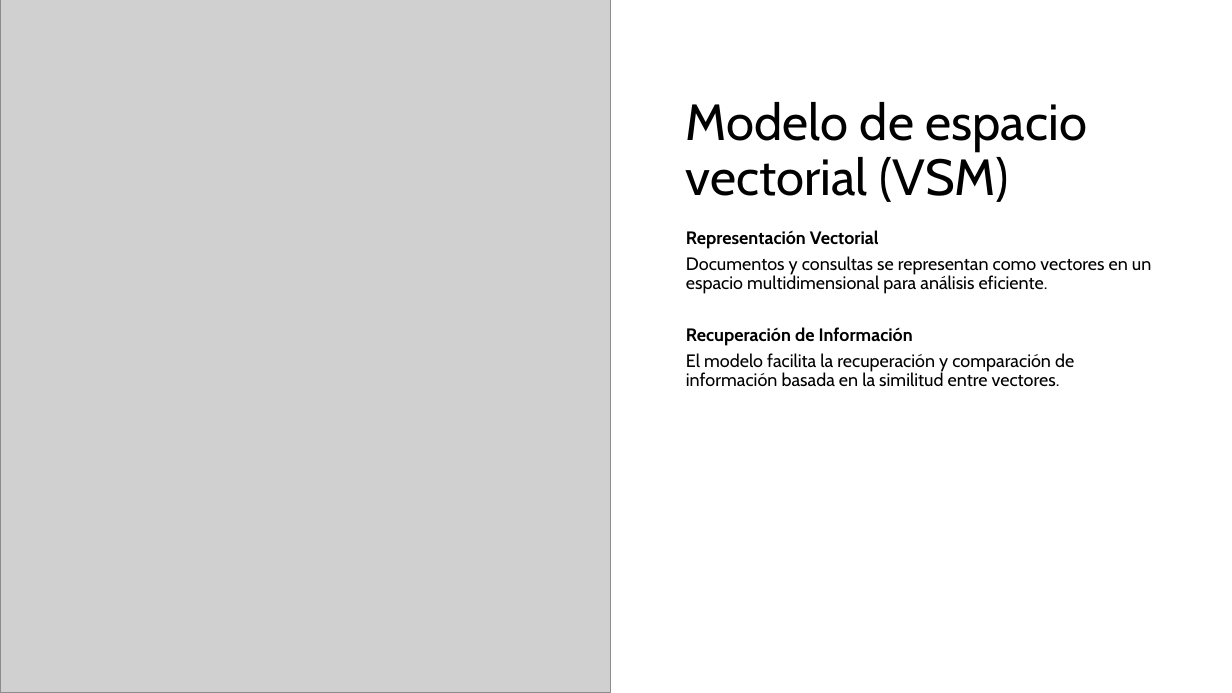
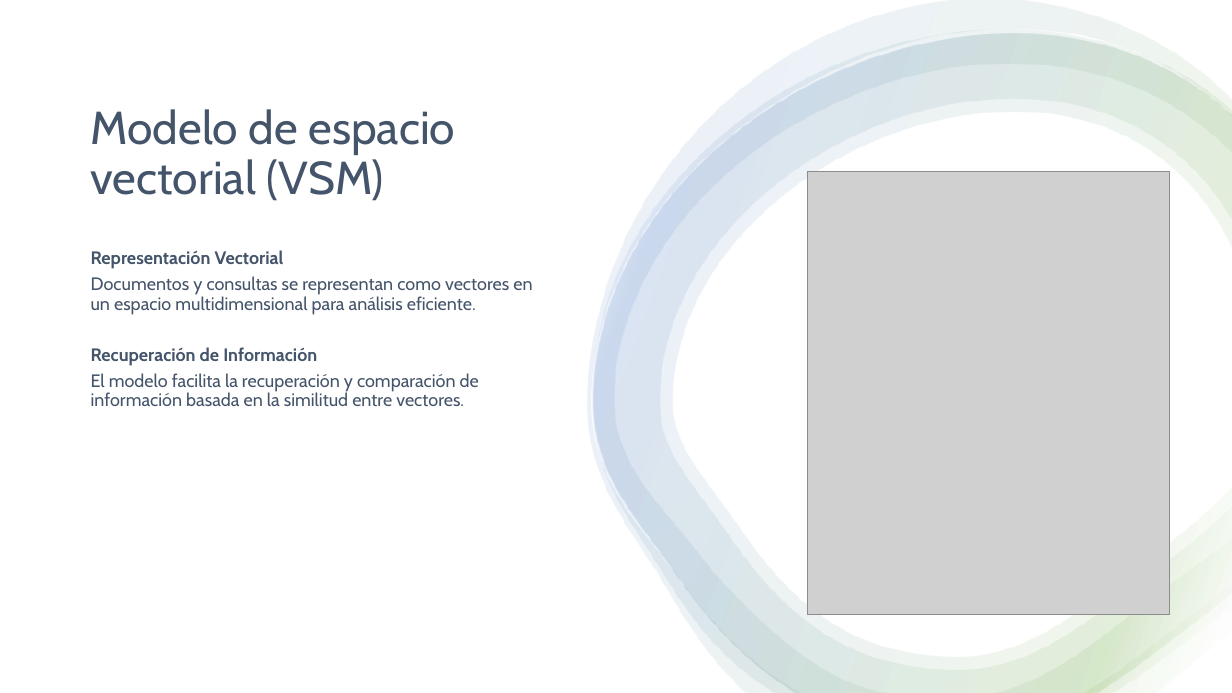
Before and after one commit to luisgg121/ML-Actividad-02, a slide deck: slide 3 of Infografía sobre Tipos de Modelos Vectoriales y sus aplicaciones.pptx. Drawn at 1232x693 pixels with LibreOffice and Linux fonts; fonts in the diff are those of the drawing; grey boxes stand for pictures. Boxes give left, top, right and bottom in pixels: in the first picture for what was removed or moved away, otherwise in the second. Text is boxed around its words. In the diff, an @@ line names an element or a change of style, - is before the commit and + after.

```diff
--- a/Infografía sobre Tipos de Modelos Vectoriales y sus aplicaciones.pptx
+++ b/Infografía sobre Tipos de Modelos Vectoriales y sus aplicaciones.pptx
@@ picture removed at [0, 0, 611, 693] @@
@@ rectangle added at [0, 0, 1232, 693], fill #FFFFFF @@
@@ group added at [588, 0, 1232, 693]: 4 freeform shapes @@
@@ title "Modelo de espacio vectorial (VSM)": place and size @@
-title "Modelo de espacio vectorial (VSM)" at [686, 102, 1088, 202]
+title "Modelo de espacio vectorial (VSM)" at [91, 109, 455, 201]
@@ title "Modelo de espacio vectorial (VSM)" at [91, 109, 455, 201]: size 39.6 to 36 pt, text colour #000000 to #44546A; vertical alignment top to middle @@
@@ picture added at [807, 172, 1169, 615] @@
@@ text "Representación Vectorial": place and size @@
-text "Representación Vectorial" at [686, 230, 1151, 387]
+text "Representación Vectorial" at [91, 250, 532, 406]
@@ text "Representación Vectorial" at [91, 250, 532, 406]: text colour #000000 to #44546A @@
```
Also in this commit, not shown: 8 other slides changed.
